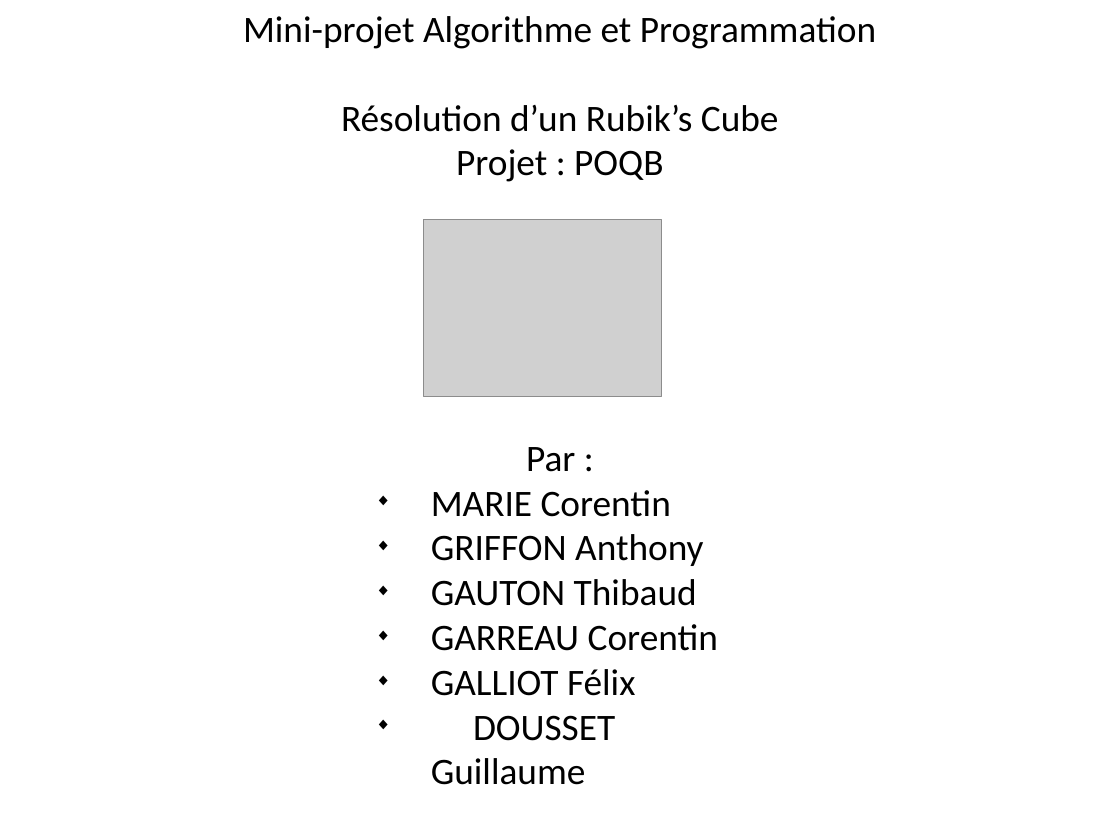
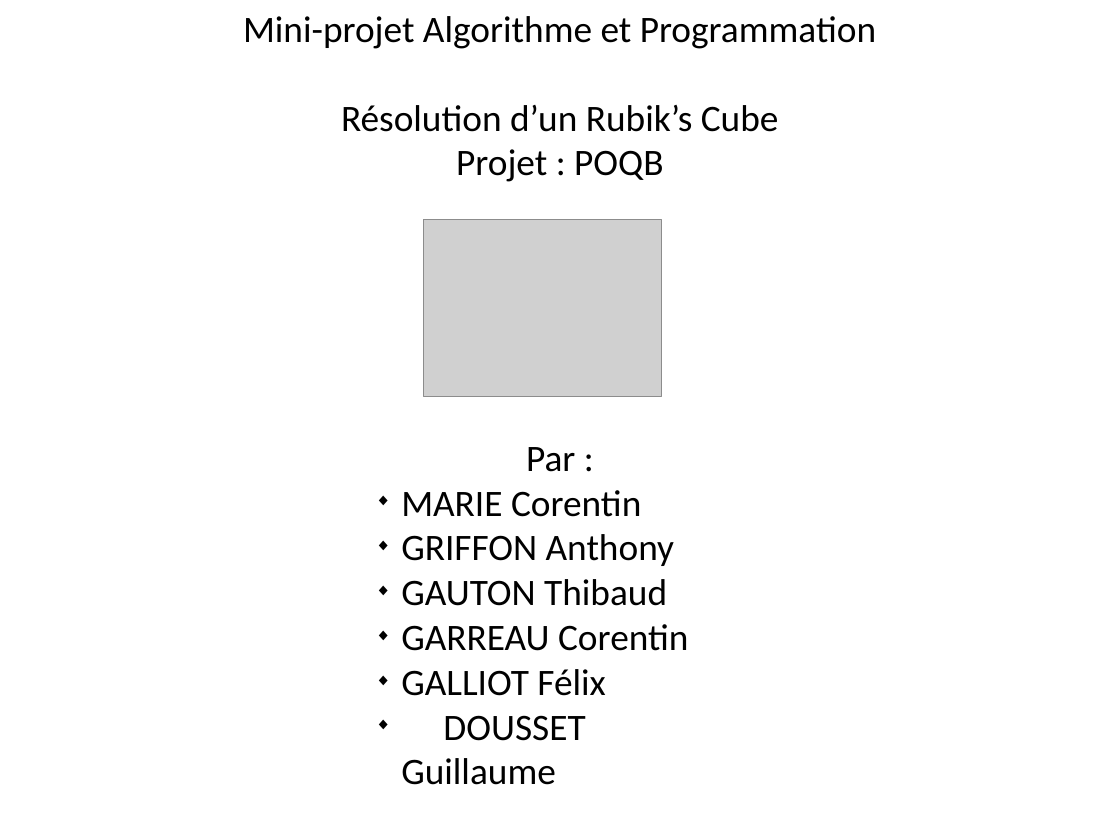
Before and after one commit to Miaxos/Polux, a slide deck: slide 1 of diapo_Presentation_poqb_soutenance_vendredi_15_janvier_2016.odp. Drawn at 1120x840 pixels with LibreOffice and Linux fonts; fonts in the diff are those of the drawing; grey boxes stand for pictures. Boxes give left, top, right and bottom in pixels: in the first picture for what was removed or moved away, otherwise in the second. Text is boxed around its words. In the diff, an @@ line names an element or a change of style, - is before the commit and + after.

```diff
--- a/diapo_Presentation_poqb_soutenance_vendredi_15_janvier_2016.odp
+++ b/diapo_Presentation_poqb_soutenance_vendredi_15_janvier_2016.odp
@@ free "Par :": place and size @@
-free "Par :" at [431, 447, 718, 741]
+free "Par :" at [364, 429, 756, 759]
@@ text in free at [401, 490, 688, 696]: indent changed @@
```
Also in this commit, not shown: 7 other slides changed.
